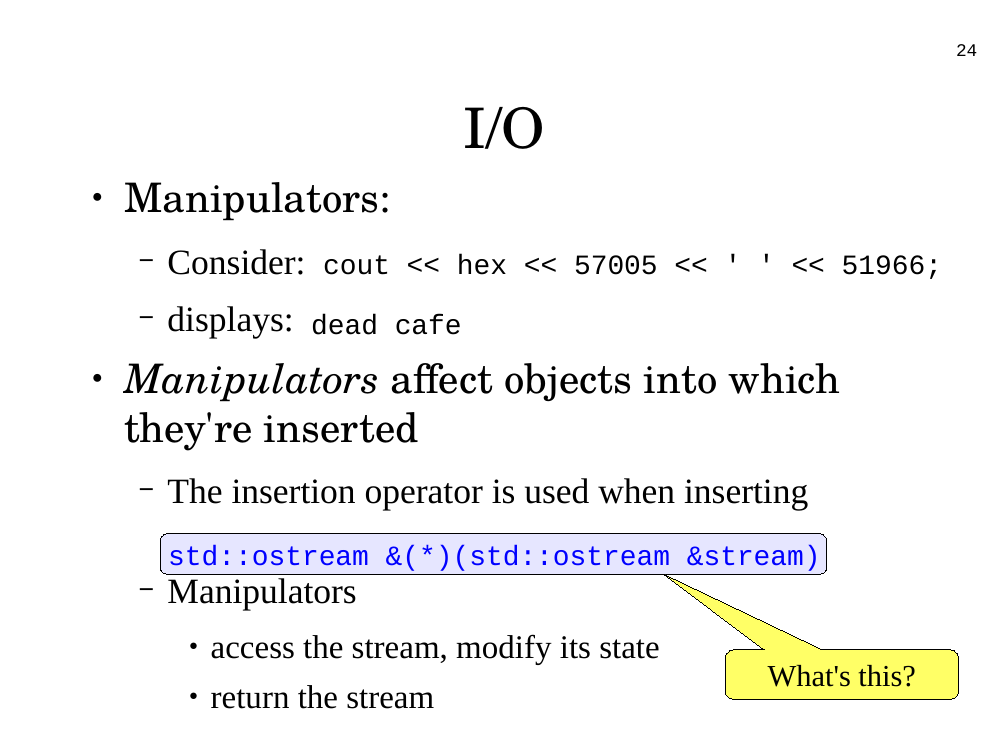
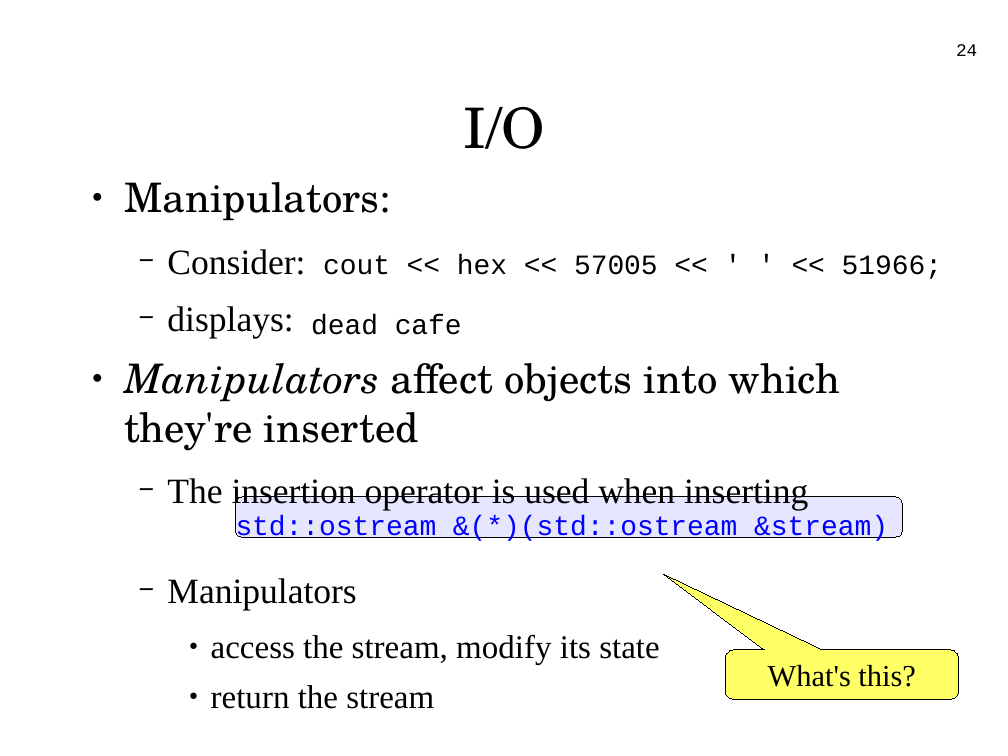
Before and after one commit to PE5E/ICCE, a slide deck: slide 24 of set 7/resources/basicio.odp. Drawn at 1008x756 pixels with LibreOffice and Linux fonts; fonts in the diff are those of the drawing; background and template pictures are left out. Boxes give left, top, right and bottom in pixels: in the first picture for what was removed or moved away, otherwise in the second. Text is boxed around its words. In the diff, an @@ line names an element or a change of style, - is before the commit and + after.

```diff
--- a/set 7/resources/basicio.odp
+++ b/set 7/resources/basicio.odp
@@ text "std::ostream &(*)(std::ostream &stream)": place and size @@
-text "std::ostream &(*)(std::ostream &stream)" at <box>168,545,821,571</box>
+text "std::ostream &(*)(std::ostream &stream)" at <box>236,515,888,541</box>
@@ rounded rectangle: place and size @@
-rounded rectangle at <box>160,534,827,574</box>
+rounded rectangle at <box>236,497,903,537</box>
```
Also in this commit, not shown: 2 other slides changed, 18 other files.
